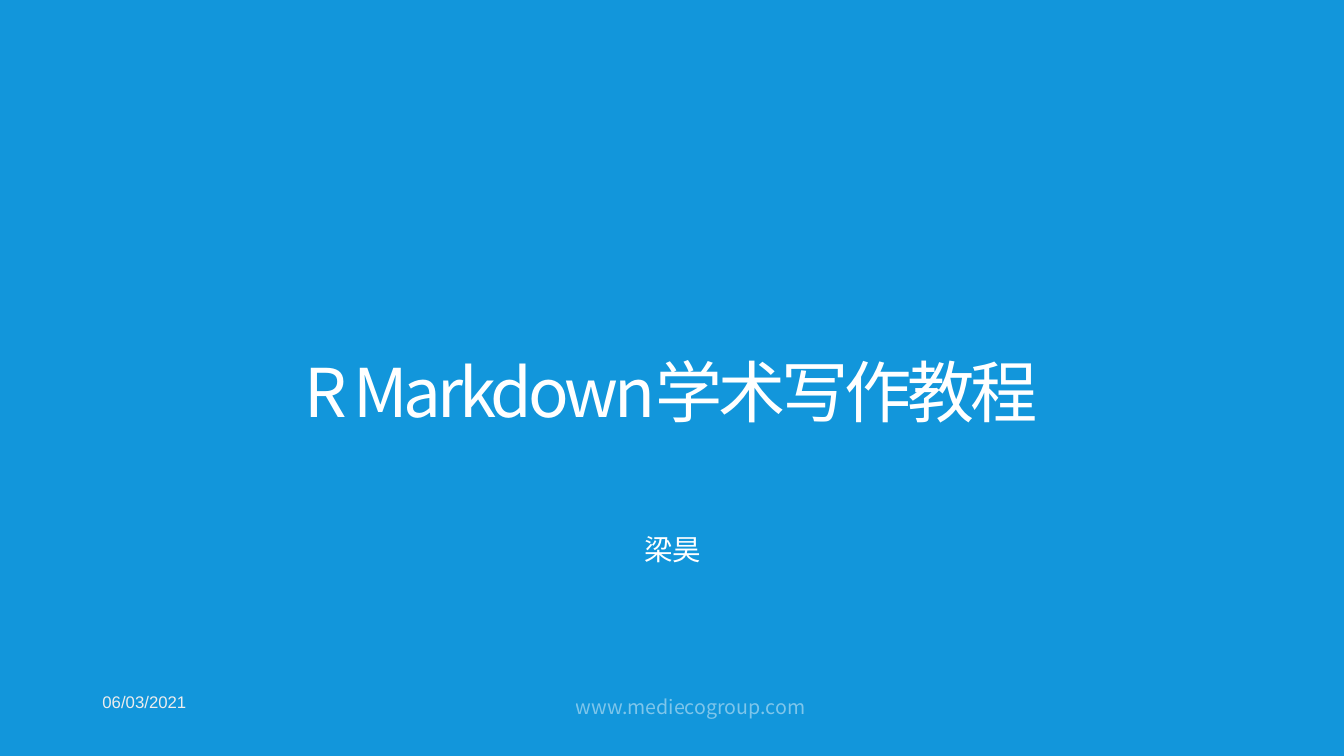
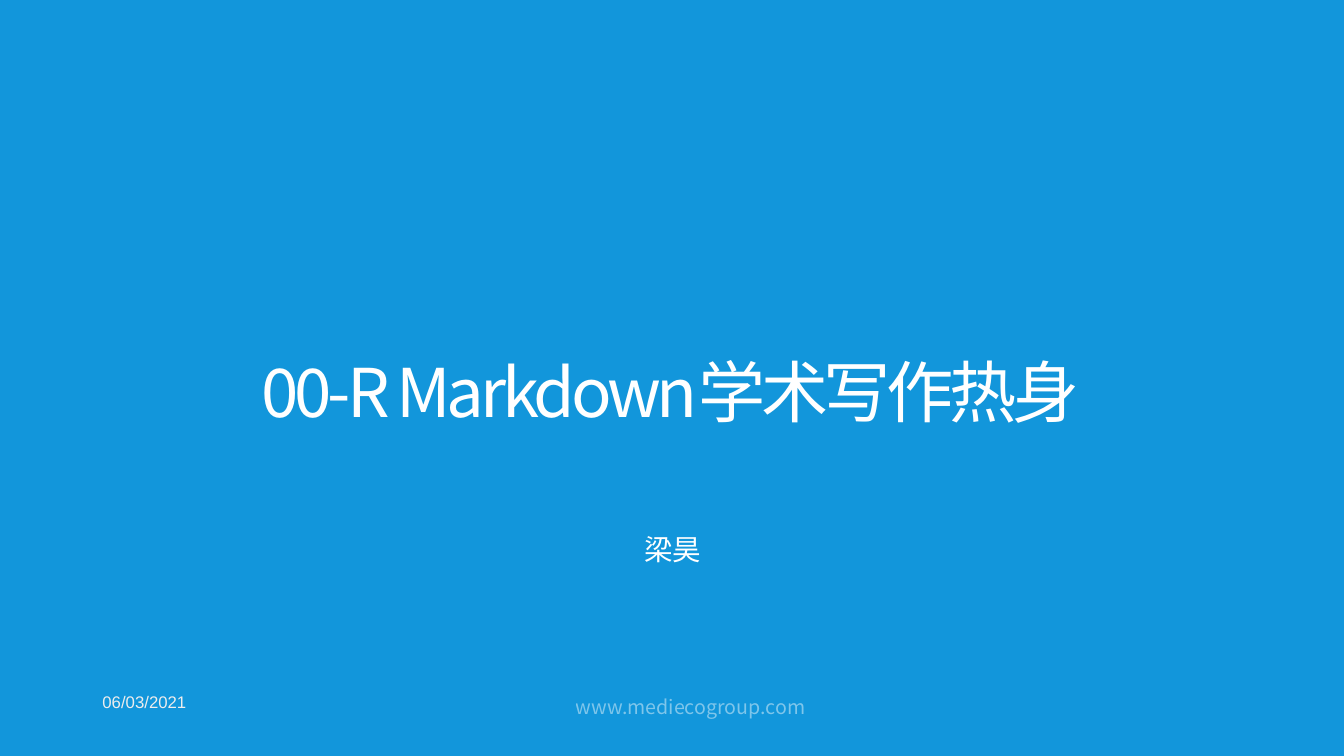
Before and after one commit to hao203/rmd_china, a slide deck: slide 1 of slides/00.Introduction/00.pptx. Drawn at 1344x756 pixels with LibreOffice and Linux fonts; fonts in the diff are those of the drawing; background and template pictures are left out. Boxes give left, top, right and bottom in pixels: in the first picture for what was removed or moved away, otherwise in the second. Text is boxed around its words. In the diff, an @@ line names an element or a change of style, - is before the commit and + after.

```diff
--- a/slides/00.Introduction/00.pptx
+++ b/slides/00.Introduction/00.pptx
@@ title at bbox=[262, 360, 1080, 423]: text changed @@
-R Markdown学术写作教程
+00-R Markdown学术写作热身
```
Also in this commit, not shown: 14 other files.
